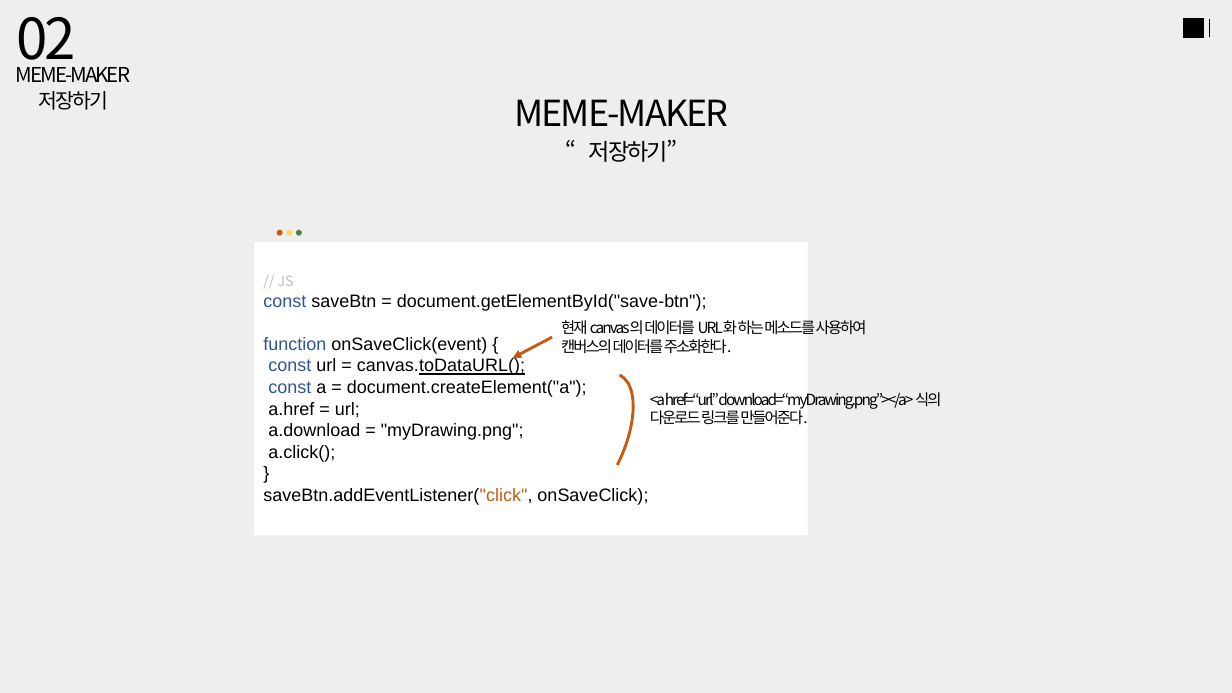
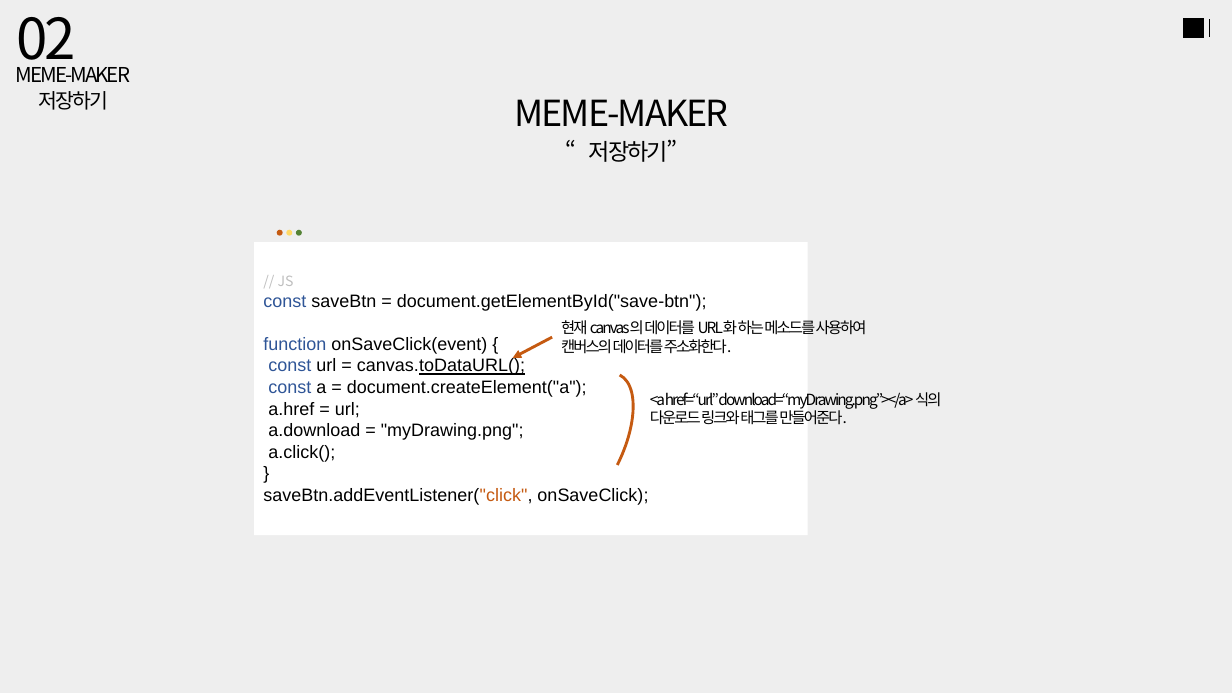
Before and after one commit to jeongjayun/MEME-MAKER, a slide deck: slide 26 of mememaker.pptx (slide 25 before the commit). Drawn at 1232x693 pixels with LibreOffice and Linux fonts; fonts in the diff are those of the drawing. Boxes give left, top, right and bottom in pixels: in the first picture for what was removed or moved away, otherwise in the second. Text is boxed around its words. In the diff, an @@ line names an element or a change of style, - is before the commit and + after.

```diff
--- a/mememaker.pptx
+++ b/mememaker.pptx
@@ text at <box>650,408,846,425</box>: text changed @@
-다운로드 링크를 만들어준다.
+다운로드 링크와 태그를 만들어준다.
```
Also in this commit, not shown: 1 other slide changed, 2 slides added, 2 other files.
